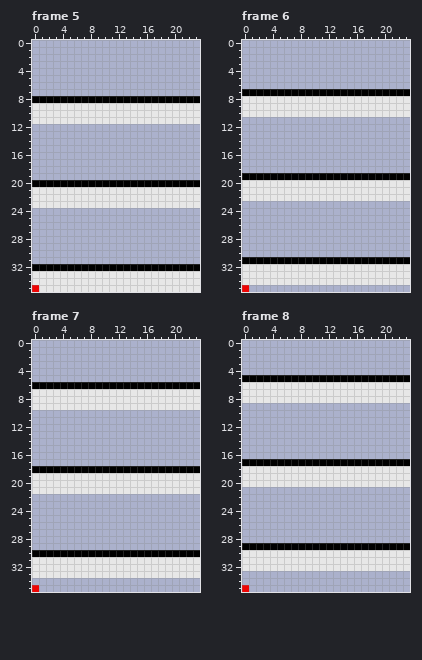
Pixel-art file -- resources/block_ase_files/escalator_north_up.ase. That is the earlier state.
24x36 pixels, 12 frames. Shown: frame 5, frame 6, frame 7, frame 8. The commit also changed other frames, which this record leaves out.
And afterwards:
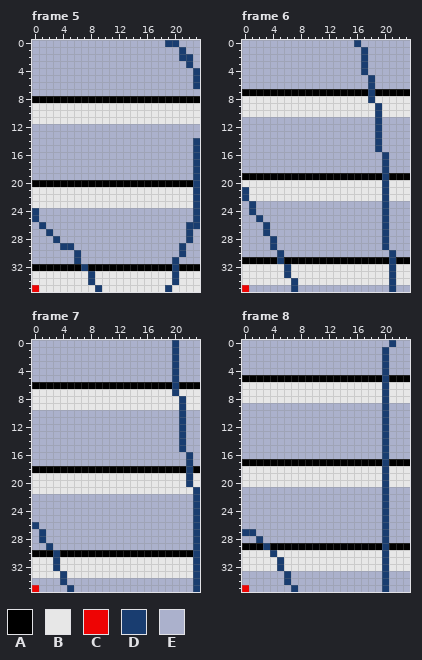
Palette (. is transparent): A #000000  B #e7e7e7  C #ee0404  D #193d70  E #abb1cc
Edits made:
Changed rows in their new state; - is an unchanged pixel.
Frame 5, layer "pixels":
first column x 19:
 0 DD---
 1 --D--
 2 --DD-
 3 ---D-
 4 ----D
 5 ----D
 6 ----D
first column x 0:
14 -----------------------D
15 -----------------------D
16 -----------------------D
17 -----------------------D
18 -----------------------D
19 -----------------------D
20 -----------------------D
21 -----------------------D
22 -----------------------D
23 -----------------------D
24 D----------------------D
25 D----------------------D
26 -D--------------------DD
27 --D-------------------D-
28 ---D------------------D-
29 ----DD---------------D--
30 ------D--------------D--
31 ------D-------------D---
32 -------D------------D---
33 --------D-----------D---
34 --------D-----------D---
35 ---------D---------D----
Frame 6, layer "pixels":
first column x 0:
 0 ----------------D-----
 1 -----------------D----
 2 -----------------D----
 3 -----------------D----
 4 -----------------D----
 5 ------------------D---
 6 ------------------D---
 7 ------------------D---
 8 ------------------D---
 9 -------------------D--
10 -------------------D--
11 -------------------D--
12 -------------------D--
13 -------------------D--
14 -------------------D--
15 -------------------D--
16 --------------------D-
17 --------------------D-
18 --------------------D-
19 --------------------D-
20 --------------------D-
21 D-------------------D-
22 D-------------------D-
23 -D------------------D-
24 -D------------------D-
25 --D-----------------D-
26 ---D----------------D-
27 ---D----------------D-
28 ----D---------------D-
29 ----D---------------D-
30 -----D---------------D
31 -----D---------------D
32 ------D--------------D
33 ------D--------------D
34 -------D-------------D
35 -------D-------------D
Frame 7, layer "pixels":
first column x 0:
 0 --------------------D---
 1 --------------------D---
 2 --------------------D---
 3 --------------------D---
 4 --------------------D---
 5 --------------------D---
 6 --------------------D---
 7 --------------------D---
 8 ---------------------D--
 9 ---------------------D--
10 ---------------------D--
11 ---------------------D--
12 ---------------------D--
13 ---------------------D--
14 ---------------------D--
15 ---------------------D--
16 ----------------------D-
17 ----------------------D-
18 ----------------------D-
19 ----------------------D-
20 ----------------------D-
21 -----------------------D
22 -----------------------D
23 -----------------------D
24 -----------------------D
25 -----------------------D
26 D----------------------D
27 -D---------------------D
28 -D---------------------D
29 --D--------------------D
30 ---D-------------------D
31 ---D-------------------D
32 ---D-------------------D
33 ----D------------------D
34 ----D------------------D
35 -----D-----------------D
Frame 8, layer "pixels":
first column x 0:
 0 ---------------------D
 1 --------------------D-
 2 --------------------D-
 3 --------------------D-
 4 --------------------D-
 5 --------------------D-
 6 --------------------D-
 7 --------------------D-
 8 --------------------D-
 9 --------------------D-
10 --------------------D-
11 --------------------D-
12 --------------------D-
13 --------------------D-
14 --------------------D-
15 --------------------D-
16 --------------------D-
17 --------------------D-
18 --------------------D-
19 --------------------D-
20 --------------------D-
21 --------------------D-
22 --------------------D-
23 --------------------D-
24 --------------------D-
25 --------------------D-
26 --------------------D-
27 DD------------------D-
28 --D-----------------D-
29 ---D----------------D-
30 ----D---------------D-
31 -----D--------------D-
32 -----D--------------D-
33 ------D-------------D-
34 ------D-------------D-
35 -------D------------D-
